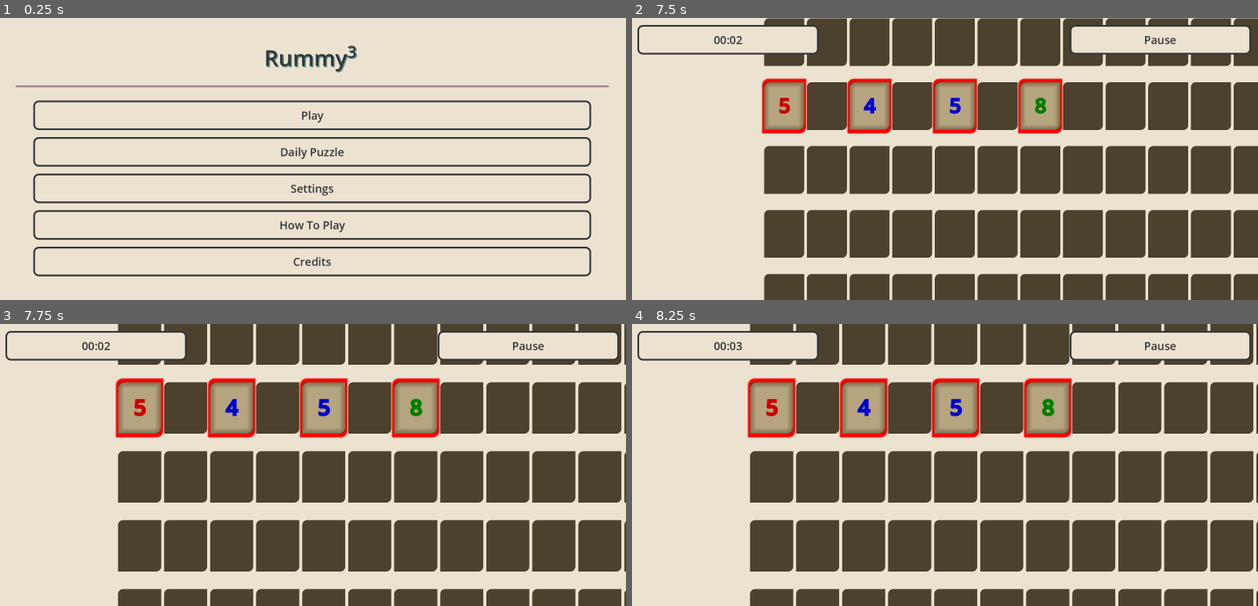
Above: before the commit, frames 1-4 (two rows, left to right).
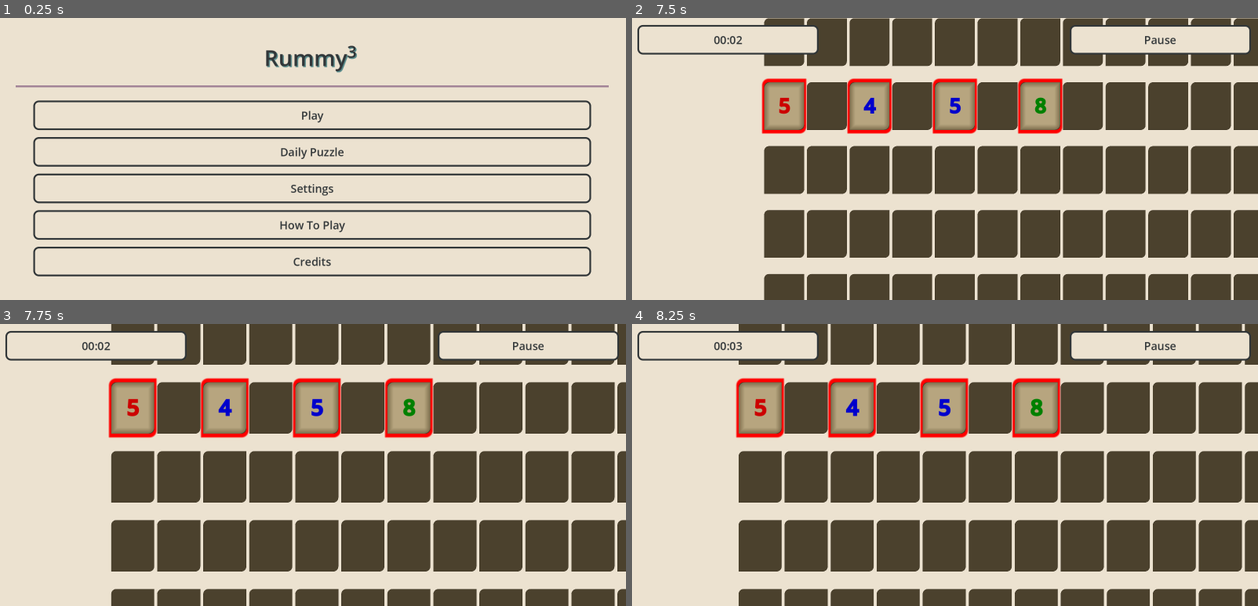
Above: after the commit, the same moments.

Repository: DaltonBaum/RummyCubed
Game: Godot game, scene res://scenes/main_menu.tscn
Same seed, same stepped clock (60 frames per second), same inputs: the game is played once before the commit and once after it.
Inputs (mouse positions are in pixels of both pictures, inside the frame that each line leads up to):
- Up to frame 1 (0.25 s): no input
- Up to frame 2 (7.5 s): click "Play" at 0.5 s; click "Easy" at 1.25 s; tap Enter at 2 s; move the mouse to (1082, 144) at 2.02 s; hold D 2.03-2.75 s; click (1082, 144) at 2.17 s; click "00:01" at 2.75 s; click "00:02" at 3.5 s; click "Pause" at 4.25 s; click "Restart" at 5 s; drag from (819, 173) to (913, 215) at 5.77 s; move the mouse to (1007, 96) at 6.52 s; hold D 6.53-7.25 s; drag from (913, 215) to (757, 116) at 7.27 s
- Up to frame 3 (7.75 s): no input
- Up to frame 4 (8.25 s): move the mouse to (1132, 507) at 8.02 s; hold A from 8.03 s (still down)

Frames 1-2 are identical in both runs. In frame 3, 12% of the frame differs, in the area x 17-100%, y 0-100%; in frame 4, 14%, in the area x 16-100%, y 0-100%.

Commit message:
Fixed the bug where panning was not limited

Diff:
--- a/scenes/game_board/game_camera.gd
+++ b/scenes/game_board/game_camera.gd
@@ -32,6 +32,10 @@
 func _process(delta: float):
 	if is_flying:
 		_fling_camera(velocity_x, velocity_y, delta)
+	var x = zoom.x*vp_size.x/2
+	var y = zoom.y*vp_size.y/2
+	position.x = clamp(position.x, limit_left+x, limit_right-x)
+	position.y = clamp(position.y, limit_top+y, limit_bottom-y)
 
 # Handle touch inputs for panning and pinch zooming
 func _input(event: InputEvent):
